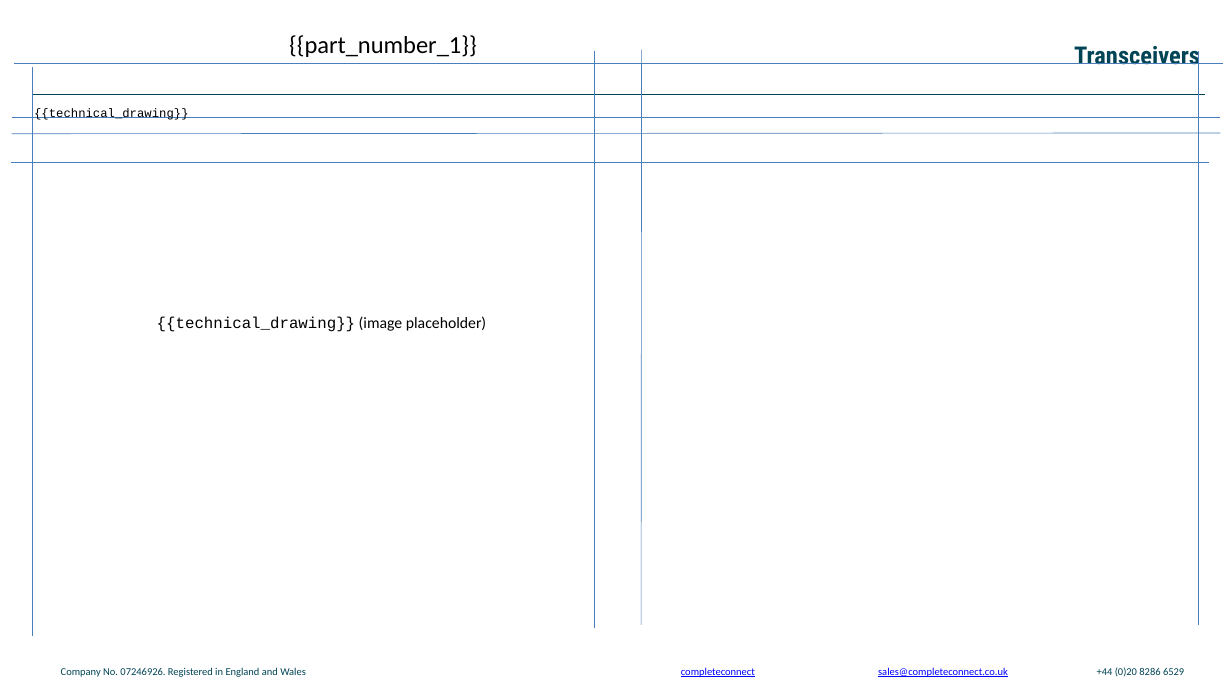
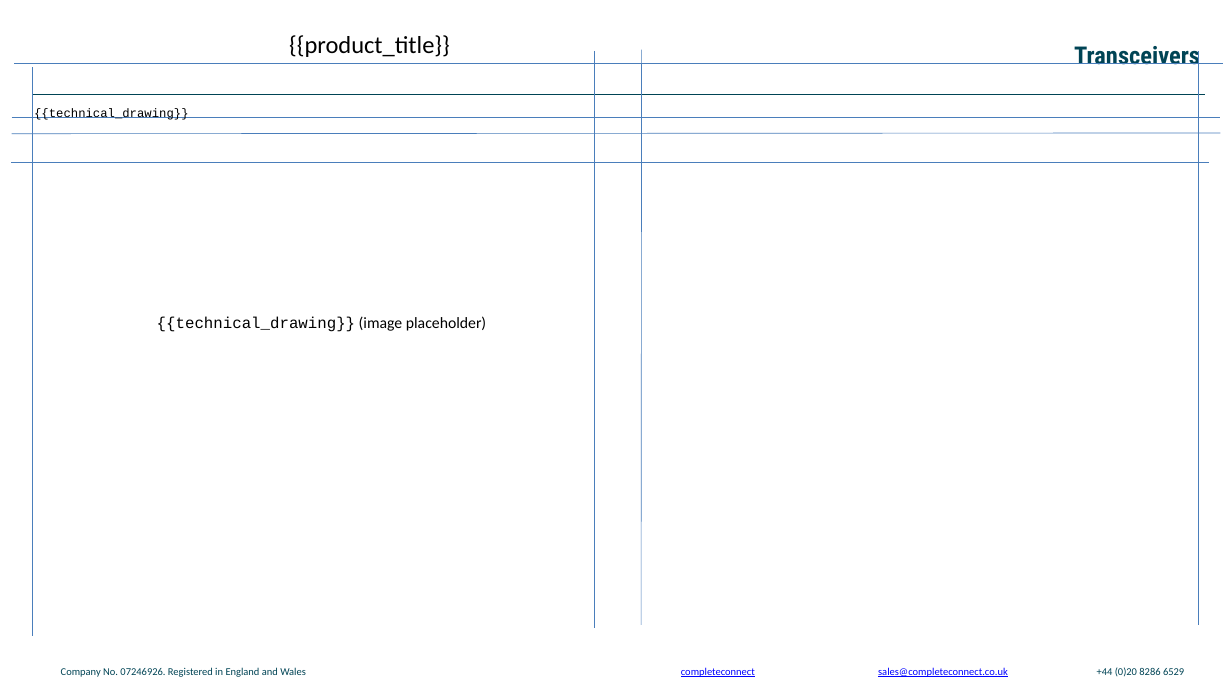
Before and after one commit to Sofiavenizelos/pptx-filler, a slide deck: slide 6 of template.pptx. Drawn at 1232x693 pixels with LibreOffice and Linux fonts; fonts in the diff are those of the drawing; background and template pictures are left out. Boxes give left, top, right and bottom in pixels: in the first picture for what was removed or moved away, otherwise in the second. Text is boxed around its words. In the diff, an @@ line names an element or a change of style, - is before the commit and + after.

```diff
--- a/template.pptx
+++ b/template.pptx
@@ text at <box>289,35,450,57</box>: text changed @@
-{{part_number_1}}
+{{product_title}}
```
Also in this commit, not shown: 6 other slides changed, 1 other file.
